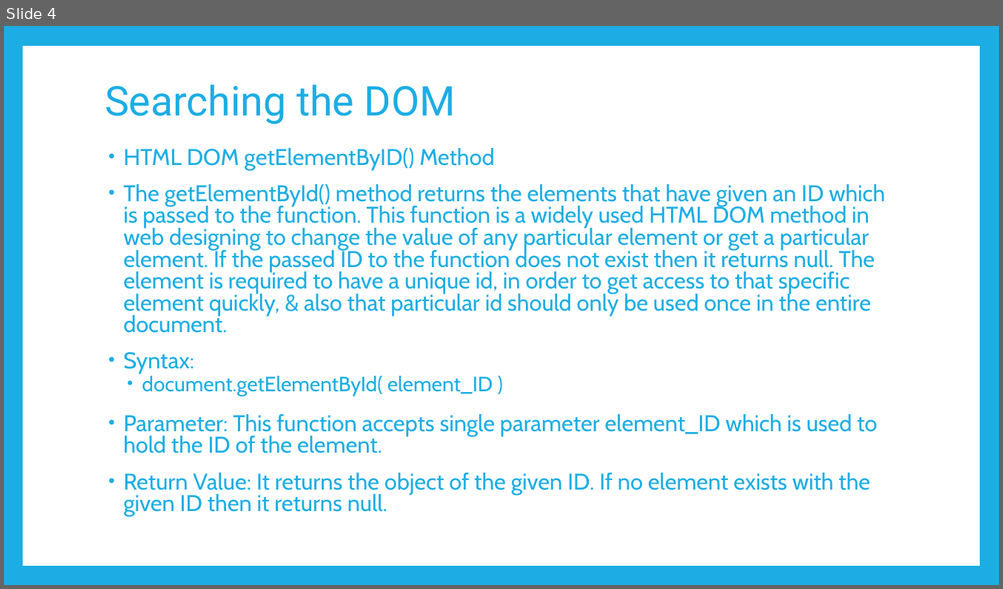
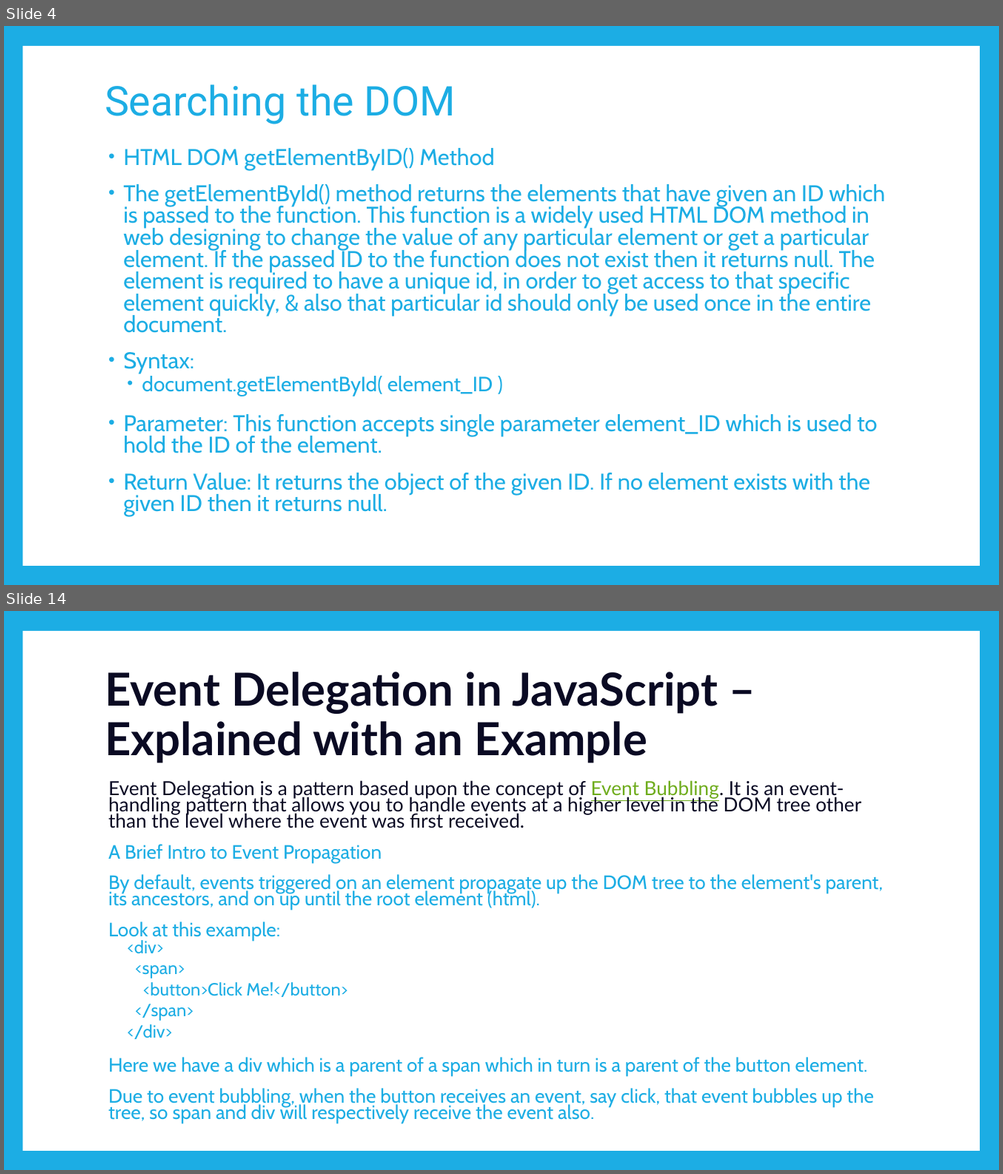
Before and after one commit to PramodJana/JavaScript, a slide deck: GFG JS Course Curriculam/Articles/008 Document Object MOdel.pptx. Shown one above the other, each under a label of ours: slide 4 before the commit, slides 4 and 14 after it; the slides between them are not shown. The pictures are 1003x589 and 1003x1174 pixels, drawn with LibreOffice and Linux fonts; fonts in the diff are those of the drawing. Boxes give left, top, right and bottom in pixels: in the first picture for what was removed or moved away, otherwise in the second. Text is boxed around its words. In the diff, an @@ line names an element or a change of style, - is before the commit and + after.

```diff
--- a/GFG JS Course Curriculam/Articles/008 Document Object MOdel.pptx
+++ b/GFG JS Course Curriculam/Articles/008 Document Object MOdel.pptx
@@ slide 14 added at (4,611,999,1170), background #1CADE4; not listed: 1 template element that a slide beside it also shows @@
@@ title added at (105,672,717,763), 44 pt, text #0A0A23, bold @@
+Event Delegation in JavaScript –Explained with an Example
@@ text added at (108,780,883,1124), 18.7 pt, text #1CADE4 @@
+Event Delegation is a pattern based upon the concept of Event Bubbling. It is an event-handling pattern that allows you to handle events at a higher level in the DOM tree other than the level where the event was first received.
+A Brief Intro to Event Propagation
+By default, events triggered on an element propagate up the DOM tree to the element's parent, its ancestors, and on up until the root element (html).
+Look at this example:
+  <div>
+  <span>
+  <button>Click Me!</button>
+  </span>
+  </div>
+Here we have a div which is a parent of a span which in turn is a parent of the button element.
+Due to event bubbling, when the button receives an event, say click, that event bubbles up the tree, so span and div will respectively receive the event also.
```
Also in this commit, not shown: 13 other slides added, 14 slides removed.
